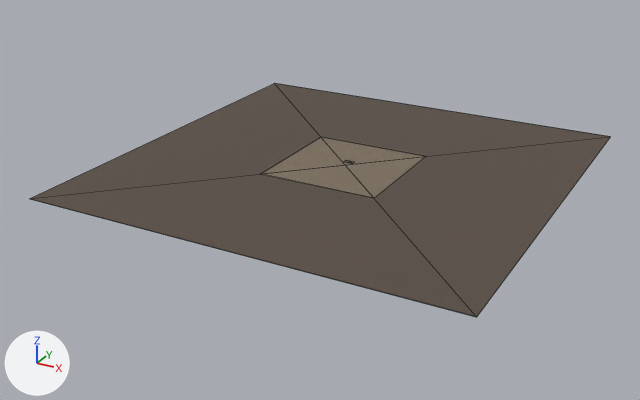
The glTF model swamp-city-assets/city-e.glb: old version first, new version second.
Before and after are seen from a 50 mm camera at (1320.0, -2563.0, 1136.0) aimed at (-54.0, -66.0, -113.0). Lighting does not change. The marker at lower left points along +X, +Y and +Z. The first picture is the older version. Mesh edges are drawn as thin lines. Vertices at exactly the same position are counted once.

The first picture shows 'city-e'.
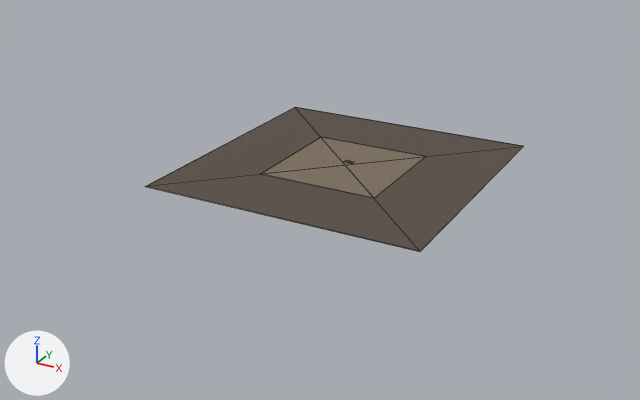
What differs and where, as boxes (x1, y1, x2, y2) in the pictures (640 x 400 px):
'city-e', reshaped (35% narrower, 38% shorter): before (30, 83, 610, 317); after (145, 107, 523, 251)

What changed in the scene script:
```text
Change me_city_e:
    used by ob_city_e; location = (0.0, 0.0, 0.0)
    remove me_city_e.from_pydata(...)  # 24 vertices, 36 faces; spans x -750.0..750.0, y -730.0..770.0, z -2.0..0.0
    add me_city_e.from_pydata(...)  # 24 vertices, 36 faces; spans x -490.0..490.0, y -470.0..510.0, z -2.0..0.0
    me_city_e part 1: the loose piece of 8 vertices spanning x -750.0..750.0, y -730.0..770.0, z -2.0..-1.0 is scaled about its middle by (0.653, 0.653, 1)
```
